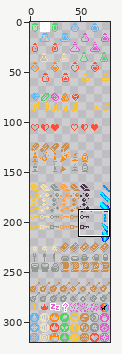
File history of a sprite sheet, Assets/Textures/spells.png. Above: a wide view before the commit, with the close-up outlined.
Close-up. Old version:
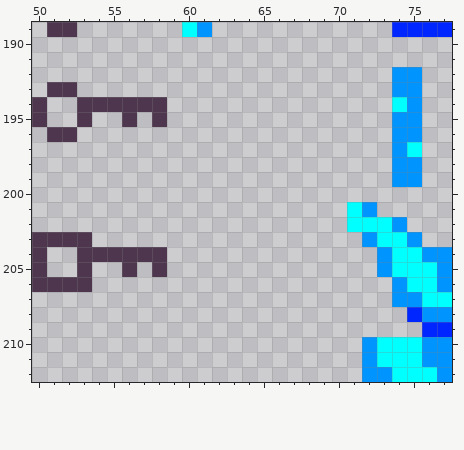
The file is 80x320 pixels. Pixels under 10% opacity are left out. Colours within 5 levels of each other are drawn and written as one. Shown: x 50..77, y 189..212.
Now the later version:
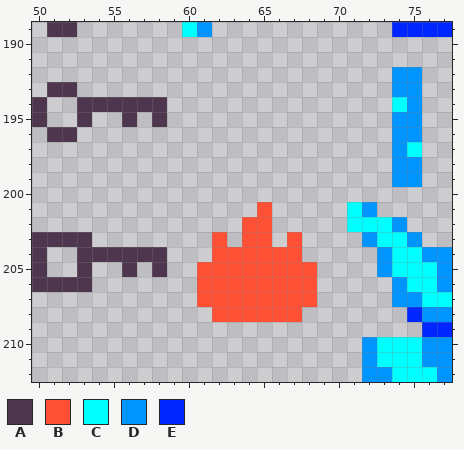
Palette (. is transparent): A #4e374e  B #ff5036  C #00ffff  D #0094ff  E #0026ff
Edits made:
The author put colour B in row 201 at x 65; in row 202 at x 64 to 65; in row 203 at x 62, 64 to 65 and 67; in row 204 at x 62 to 67; in rows 205 to 207 at x 61 to 68; in row 208 at x 62 to 67.
Where, in picture pixels (left, top, right, bottom), the same in both close-ups:
added: (197, 202, 317, 322)
